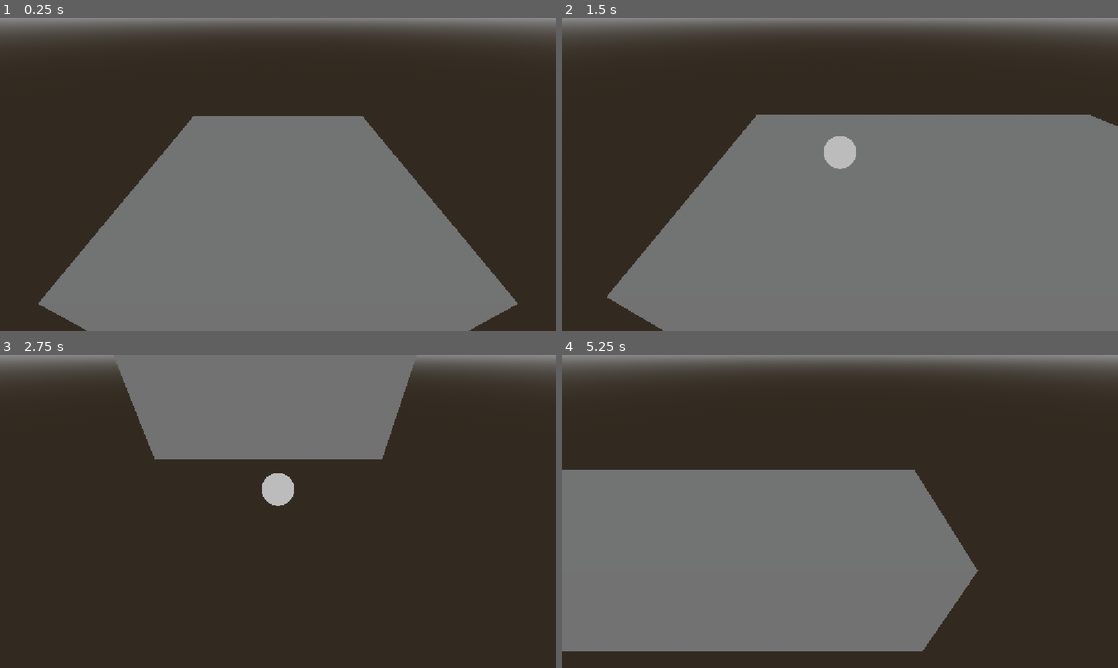
Above: before the commit, frames 1-4 (two rows, left to right).
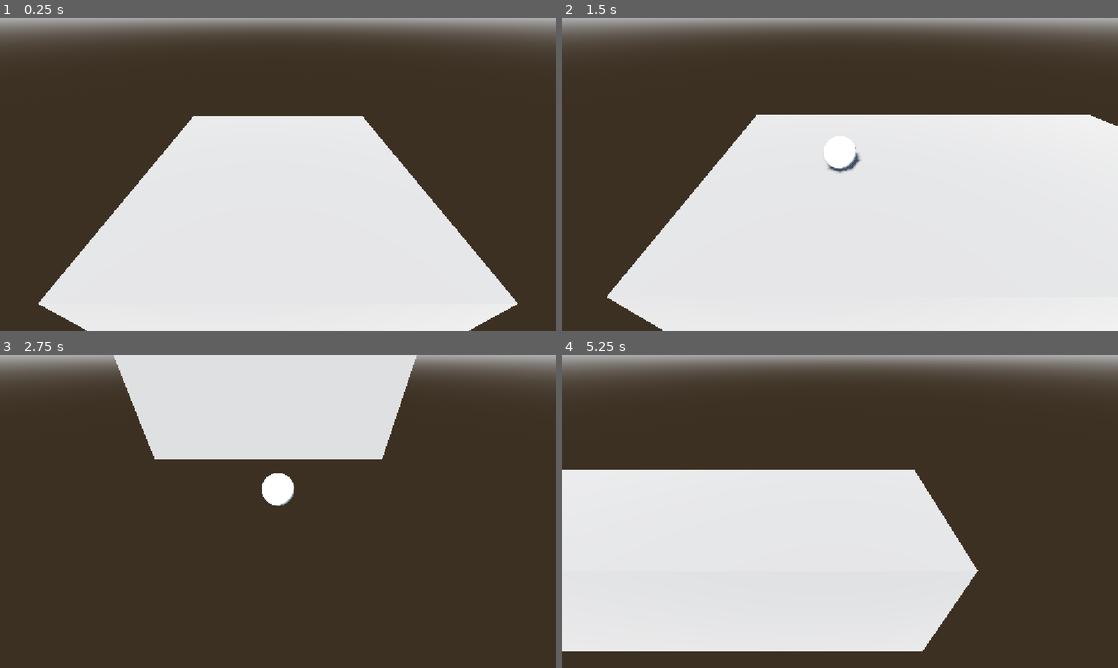
Above: after the commit, the same moments.

Repository: DestroyerMob/rolypoly
Game: Godot game, scene res://scenes/level_builder.tscn
The game is run twice, just before and just after one commit, with the same random seed, the same clock (stepped at 60 frames per second) and the same inputs. This scene is started directly instead of the project's main scene.
Inputs (mouse positions are in pixels of both pictures, inside the frame that each line leads up to):
- Up to frame 1 (0.25 s): no input
- Up to frame 2 (1.5 s): tap Enter at 0.5 s; move the mouse to (962, 158) at 0.52 s; hold D (right) 0.53-1.28 s; click (962, 158) at 0.6 s; tap Space (jump) at 0.77 s; move the mouse to (728, 190) at 1.27 s; hold S (backward) from 1.28 s (still down); tap Tab at 1.35 s
- Up to frame 3 (2.75 s): tap Space (jump) at 1.52 s; move the mouse to (333, 442) at 2.02 s; release S (backward) at 2.03 s; hold D (right) from 2.03 s (still down); tap F at 2.1 s
- Up to frame 4 (5.25 s): move the mouse to (812, 574) at 2.77 s; release D (right) at 2.78 s; hold W (forward) 2.78-3.53 s; tap E at 2.85 s; click (812, 574) at 2.92 s; tap Space (jump) at 3.02, 3.5, 3.77, 4.52, 5 s; move the mouse to (1006, 558) at 3.52 s; hold Q 3.53-4.28 s; hold A (left) 3.53-5.03 s; tap Enter at 4.25 s; move the mouse to (673, 464) at 4.27 s; click (673, 464) at 4.35 s; move the mouse to (867, 511) at 5.02 s; hold S (backward) from 5.03 s (still down); tap Tab at 5.1 s; click (867, 511) at 5.17 s

The runs differ from the first frame. In frame 1, 45% of the frame differs, in the area x 0-100%, y 0-100%; in frame 2, 58%; in frame 3, 18%; in frame 4, 44%.

Commit message:
Some lighting fixes to correct depth

Diff:
--- a/scenes/level_builder.tscn
+++ b/scenes/level_builder.tscn
@@ -16,8 +16,13 @@
 background_color = Color(1, 1, 1, 1)
 sky = SubResource("Sky_nd71p")
 ambient_light_source = 2
-ambient_light_color = Color(1, 1, 1, 1)
-ambient_light_energy = 0.5
+ambient_light_color = Color(0.75, 0.85, 1, 1)
+ambient_light_energy = 0.22
+ambient_light_sky_contribution = 0.0
+tonemap_mode = 2
+ssao_enabled = true
+ssao_radius = 1.5
+ssao_intensity = 1.0
 
 [node name="LevelBuilder" type="Node3D" unique_id=1059189124]
 script = ExtResource("1_kkt7t")
@@ -34,3 +39,10 @@
 
 [node name="WorldEnvironment" type="WorldEnvironment" parent="." unique_id=7238165]
 environment = SubResource("Environment_kkt7t")
+
+[node name="Sun" type="DirectionalLight3D" parent="."]
+rotation = Vector3(-0.785398, -0.523599, 0)
+light_color = Color(1, 0.95, 0.88, 1)
+light_energy = 1.2
+shadow_enabled = true
+directional_shadow_max_distance = 160.0
